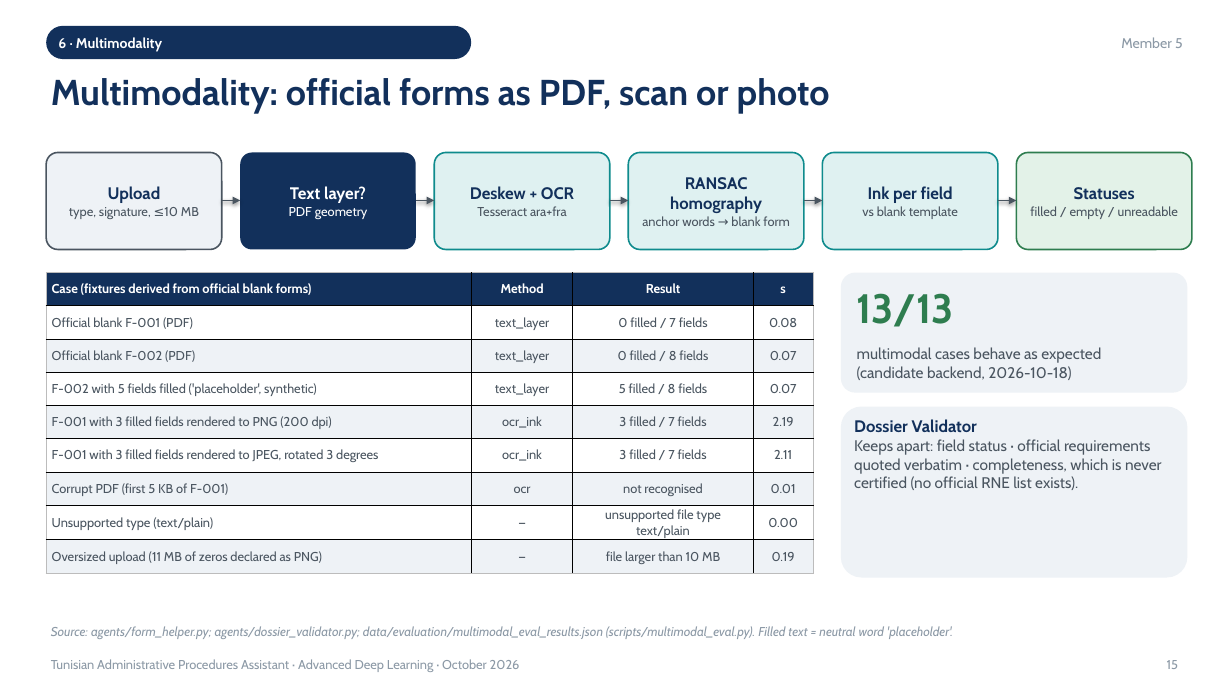
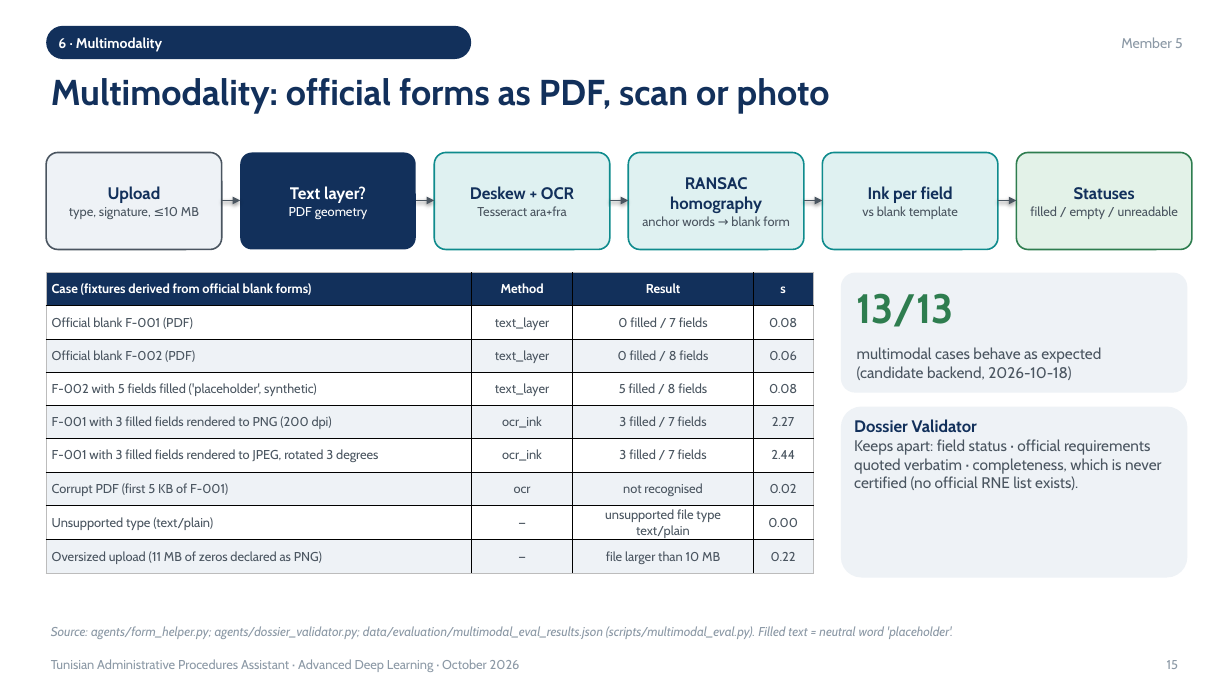
Before and after one commit to EyaLaourine/tunisian-administrative-procedures-assistant, a slide deck: slide 15 of presentation/FINAL_PRESENTATION.pptx. Drawn at 1232x693 pixels with LibreOffice and Linux fonts; fonts in the diff are those of the drawing. Boxes give left, top, right and bottom in pixels: in the first picture for what was removed or moved away, otherwise in the second. Text is boxed around its words. In the diff, an @@ line names an element or a change of style, - is before the commit and + after.

```diff
--- a/presentation/FINAL_PRESENTATION.pptx
+++ b/presentation/FINAL_PRESENTATION.pptx
@@ table at bbox=[46, 273, 813, 572] @@
-row 3, column 4: 0.07
+row 3, column 4: 0.06
-row 4, column 4: 0.07
+row 4, column 4: 0.08
-row 5, column 4: 2.19
+row 5, column 4: 2.27
-row 6, column 4: 2.11
+row 6, column 4: 2.44
-row 7, column 4: 0.01
+row 7, column 4: 0.02
-row 9, column 4: 0.19
+row 9, column 4: 0.22
```
Also in this commit, not shown: 2 other slides changed, 19 other files.
